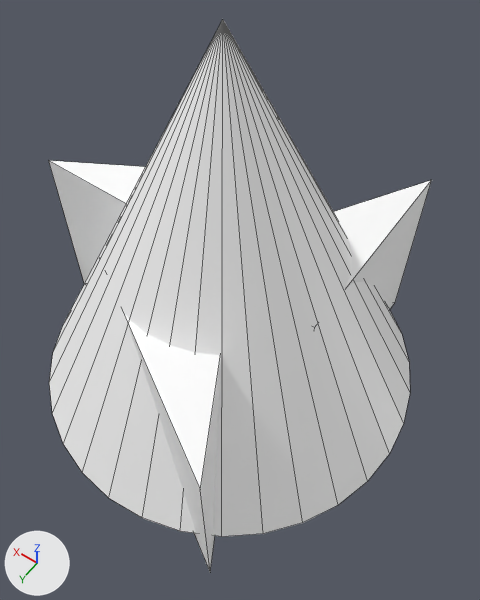
Two versions of the OBJ model src/main/resources/assets/terra_diver/models/block/drill/drill_1x1.obj, one commit apart.
The view is the same before and after, from a 50 mm lens placed at (-0.118, 0.318, 1.634), pointed at (0.423, -0.44, 0.443). Every picture has the same lights, and +X, +Y and +Z are marked at lower left. The older version comes first. Mesh edges are drawn as thin lines. Where no turn or scale is listed for an object, it has been applied to the vertices.

The scene before the commit, as lines of its bpy script (objects in view):
```python
me_drill_1x1 = bpy.data.meshes.new('drill_1x1')
me_drill_1x1.from_pydata(...)  # 57 vertices, 51 faces; spans x 0.0..1.065, y -1.0..0.0, z 0.0..1.063
# faces by material slot: [33, 18]
me_drill_1x1.materials.append(mat_body)  # its picture is missing
me_drill_1x1.materials.append(mat_cutter)  # its picture is missing
# before: 34 (0.455, -0.552, 0.5), 36 (0.58, -0.768, 0.5), 38 (1.065, -0.488, 0.5) at pixel (48, 160), 39 (0.576, -0.482, 0.5)
ob_drill_1x1 = bpy.data.objects.new('drill_1x1', me_drill_1x1)
ob_drill_1x1.location = (0.0, 0.0, 0.0)
```
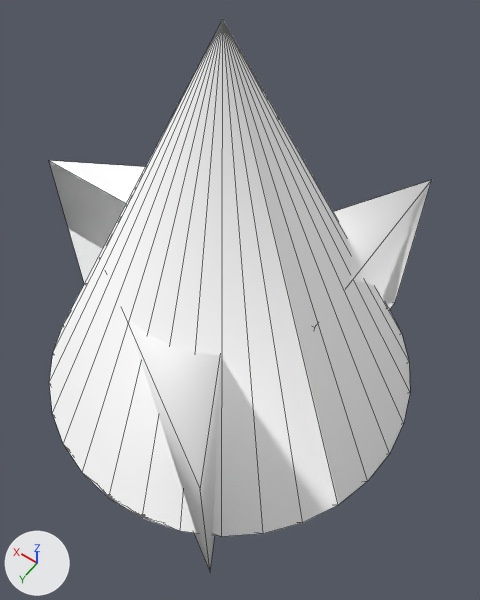
The newer file is also turned or shifted as a whole; pictures and numbers use the older file's frame.

What differs and where, as boxes (x1, y1, x2, y2) in the pictures (480 x 600 px; the box of a moved part takes in the faces that stretch with it):
part 1 of me_drill_1x1, moved or reshaped
    both: (50, 161, 145, 203)

The change, as a list of edits to the scene's bpy script:
```text
Change me_drill_1x1:
    used by ob_drill_1x1; location = (0.0, 0.0, 0.0)
    verts and faces of me_drill_1x1; kept vertices keep their numbers, new ones are numbered from 57
    remove me_drill_1x1.from_pydata(...)  # 57 vertices, 51 faces; spans x 0.0..1.065, y -1.0..0.0, z 0.0..1.063
    add me_drill_1x1.from_pydata(...)  # 57 vertices, 110 faces; spans x 0.0..1.065, y -1.0..0.0, z 0.0..1.063
    me_drill_1x1 part 1
    add delete_faces([(34, 36, 38, 39)])
    add faces += [(34, 39, 38, 36)]  # mat_cutter (its picture is missing)
    other edits to the shape of me_drill_1x1 do not show in these pictures
```
